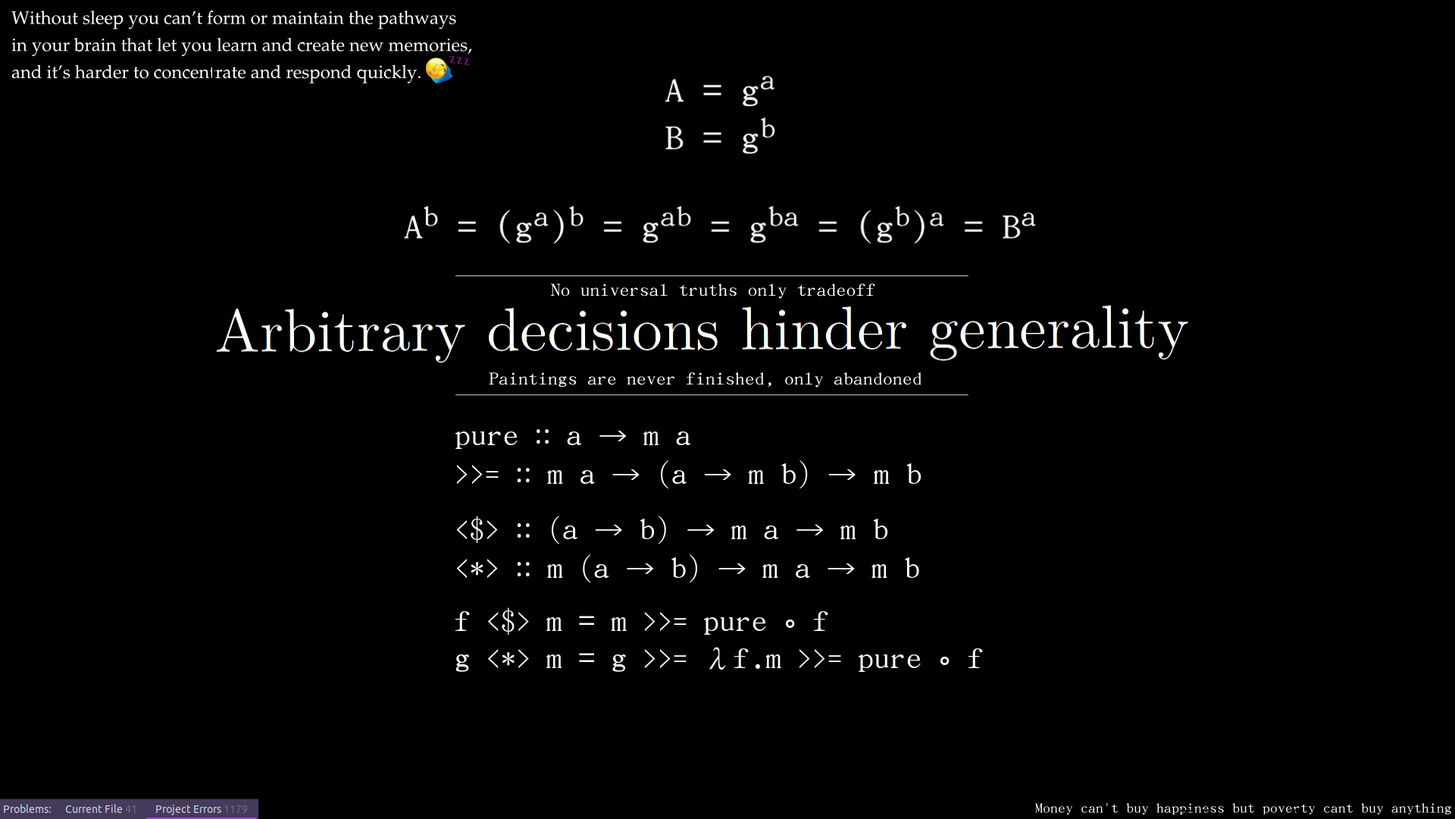
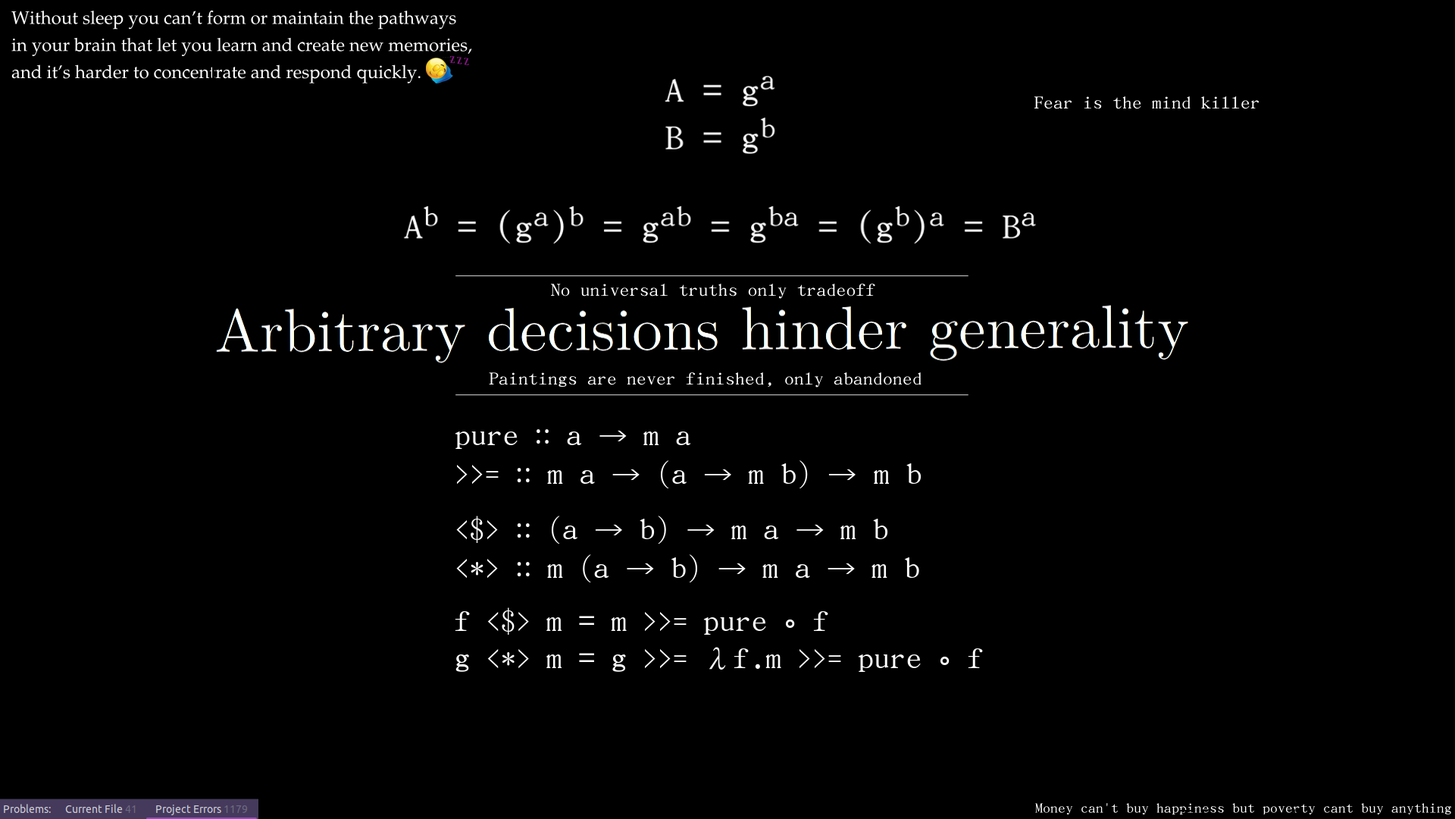
Revision of a layered w=1455, h=819 image; what changed, layer by layer:
painted on "Tekenlaag 3" over [1033, 96, 1260, 110]
painted on "Tekenlaag 4" over [1033, 96, 1260, 110]
